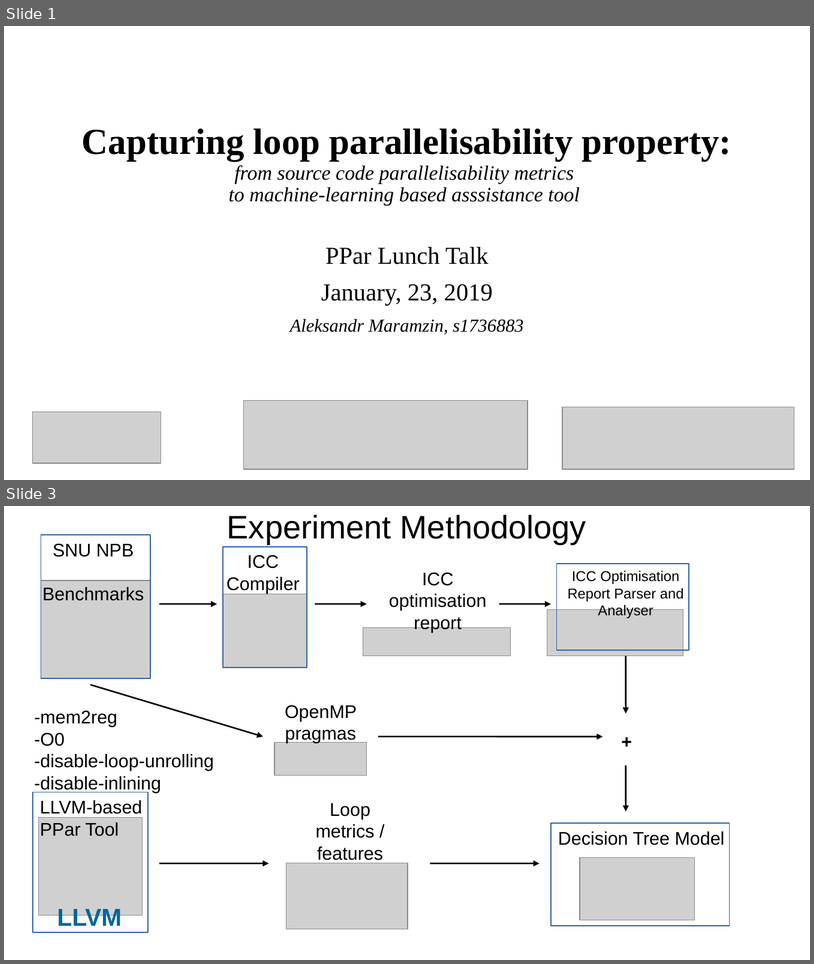
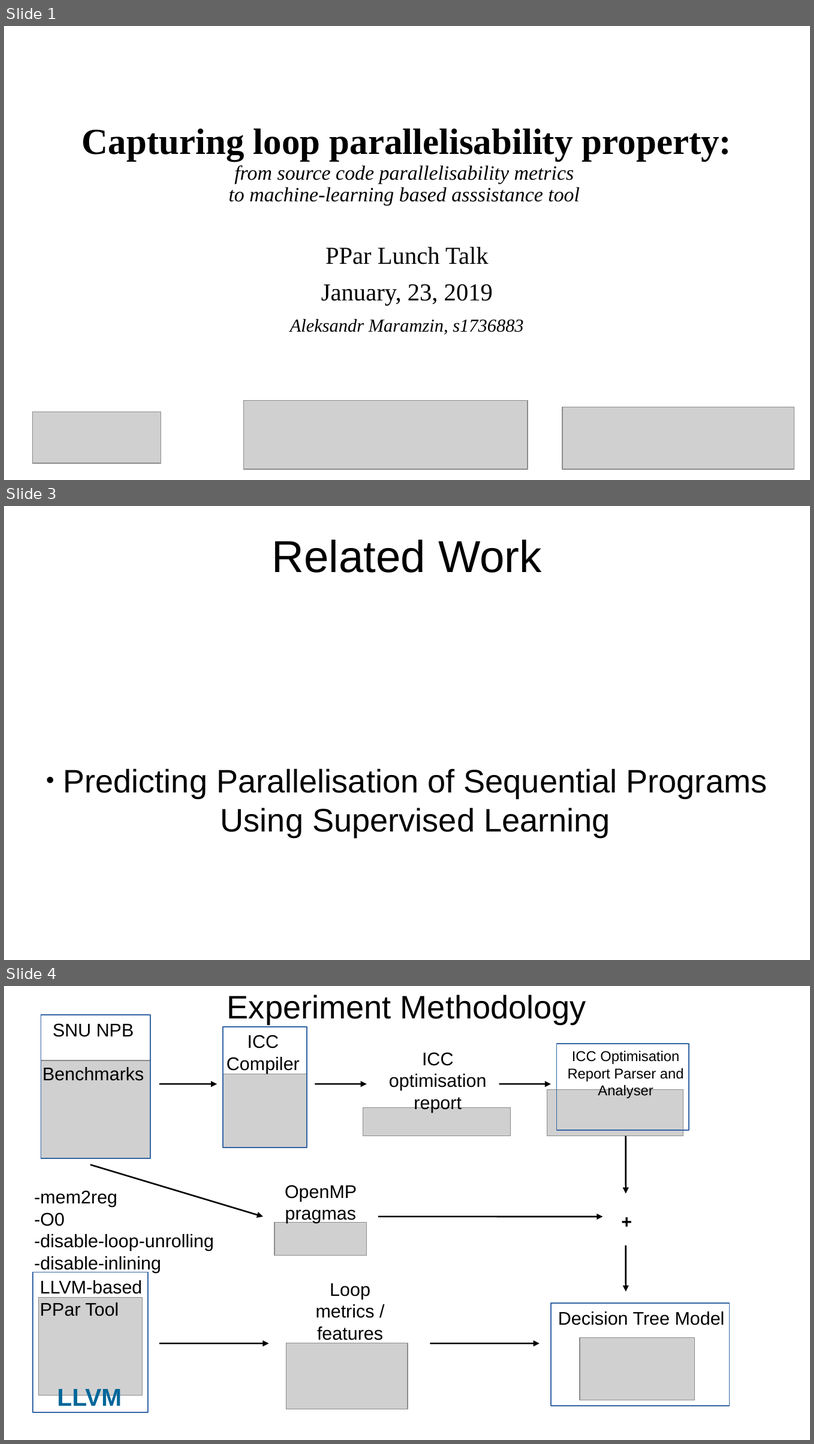
Before and after one commit to harel-coffee/PParMetrics-auto, a slide deck: PPar_lunch_talk/Learning_Loop_Parallelisability.odp. Shown one above the other, each under a label of ours: slides 1 and 3 before the commit, slides 1, 3 and 4 after it; the slides between them are not shown. The pictures are 814x964 and 814x1444 pixels, drawn with LibreOffice and Linux fonts; fonts in the diff are those of the drawing; grey boxes stand for pictures. Boxes give left, top, right and bottom in pixels: in the first picture for what was removed or moved away, otherwise in the second. Text is boxed around its words. In the diff, an @@ line names an element or a change of style, - is before the commit and + after.

```diff
--- a/PPar_lunch_talk/Learning_Loop_Parallelisability.odp
+++ b/PPar_lunch_talk/Learning_Loop_Parallelisability.odp
@@ slide 3 added at bbox=[4, 506, 810, 960], background #FFFFFF @@
@@ title added at bbox=[272, 540, 542, 573], 44 pt, text #000000 @@
+Related Work
@@ subtitle added at bbox=[63, 768, 768, 837], 32 pt, text #000000 @@
+● Predicting Parallelisation of Sequential Programs Using Supervised Learning
@@ what was slide 3 is now slide 4 @@
```
Also in this commit, not shown: 4 slides changed, 2 other slides added, 1 slide removed, 3 other files.
